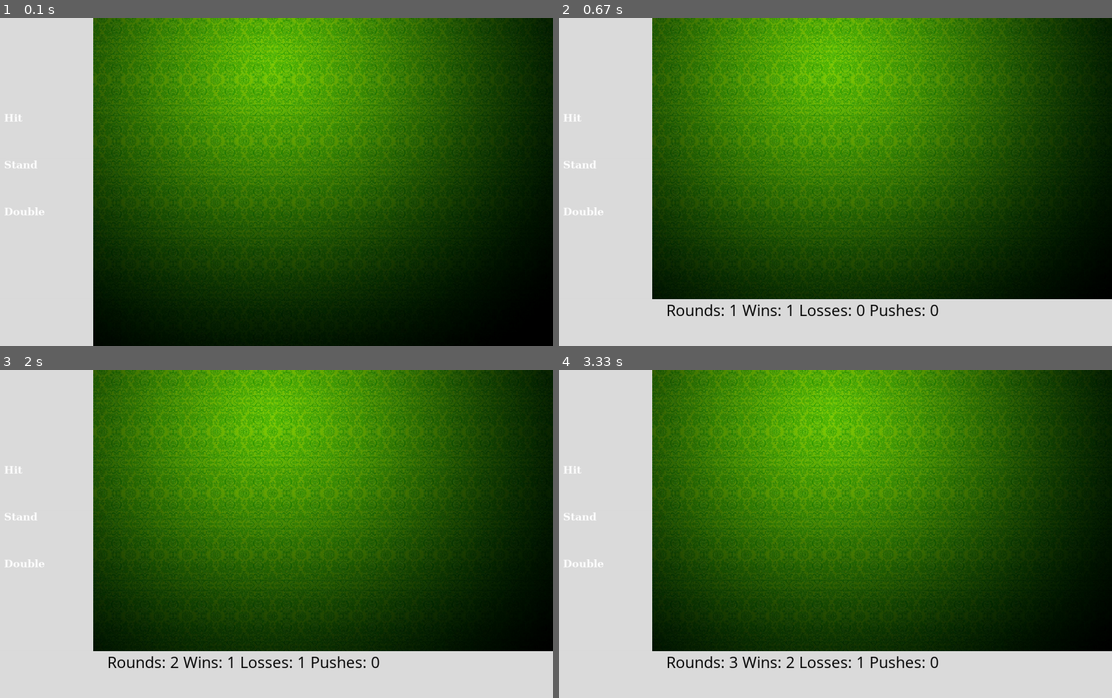
Above: before the commit, frames 1-4 (two rows, left to right).
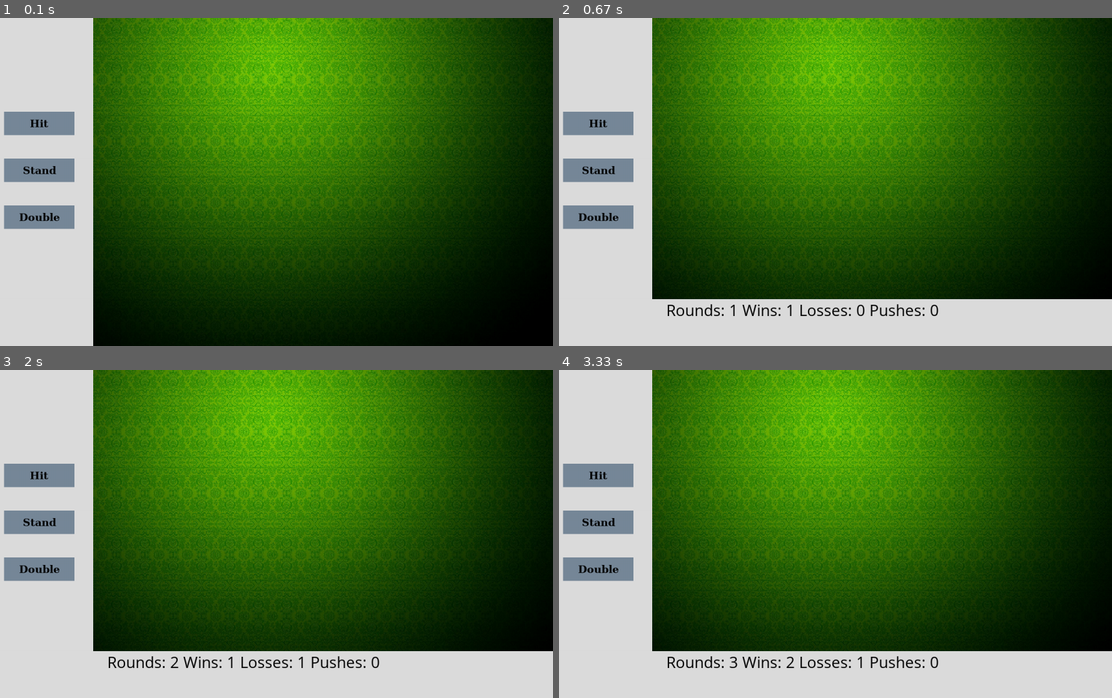
Above: after the commit, the same moments.

Repository: deograciasong/5001-Project
Game: pygame game, started from test.py
The game is run twice, just before and just after one commit, with the same random seed, the same clock (stepped at 60 frames per second) and the same inputs.
Inputs (mouse positions are in pixels of both pictures, inside the frame that each line leads up to):
- Up to frame 1 (0.1 s): type "1 (at the terminal prompt)" at 0 s
- Up to frame 2 (0.67 s): press the mouse at (597, 218) at 0.37 s; move the mouse to (625, 175) at 0.47 s; release the mouse at (658, 132) at 0.6 s
- Up to frame 3 (2 s): press the mouse at (38, 474) at 1.7 s; move the mouse to (165, 455) at 1.8 s; release the mouse at (298, 435) at 1.93 s
- Up to frame 4 (3.33 s): press the mouse at (597, 474) at 2.53 s; move the mouse to (608, 494) at 2.63 s; release the mouse at (619, 511) at 2.77 s

The runs differ from the first frame. In frame 1, 2.8% of the frame differs, in the area x 0-14%, y 28-65%; in frame 2, 2.8%; in frame 3, 2.8%; in frame 4, 2.8%.

Commit message:
fixed player action

Diff:
--- a/button.py
+++ b/button.py
@@ -4,30 +4,38 @@
 pygame.init()
 gameDisplay = pygame.display.set_mode((display_width, display_height))
 
+
 class Button():
 
-    def __init__(self,msg, x, y, width, height, surface):
+    def __init__(self, msg, x, y, width, height, surface):
+        self.txt = msg
         self.rect = pygame.Rect(x, y, width, height)
         self.rect.topleft = (x, y)
         self.clicked = False
         self.surf = surface
 
+    def draw(self):
+        # draw button on screen
 
-    def draw(self):
-        action = False
+        pygame.draw.rect(gameDisplay, light_slat, self.rect)
+
+        surf = font.render(self.txt, True, black)
+        rect = surf.get_rect()
+        rect.center = ((self.rect.x + (self.rect.w / 2)), (self.rect.y + (self.rect.h / 2)))
+        gameDisplay.blit(surf, rect)
+
+
+    def check_click(self):
         # get mouse position
         pos = pygame.mouse.get_pos()
 
         # check mouseover and clicked conditions
         if self.rect.collidepoint(pos):
-            if pygame.mouse.get_pressed()[0] == 1 and self.clicked == False:
+            if pygame.mouse.get_pressed()[0] == 1 and not self.clicked:
                 self.clicked = True
-                action = True
+                return True
 
         if pygame.mouse.get_pressed()[0] == 0:
             self.clicked = False
 
-        # draw button on screen
-        gameDisplay.blit(self.surf, (self.rect.x, self.rect.y))
-
-        return action
+        return False
--- a/test.py
+++ b/test.py
@@ -23,12 +23,20 @@
     hit_button = Button("Hit", 30, 200, 150, 50, surf_hit)
     stand_button = Button("Stand", 30, 300, 150, 50, surf_stand)
     double_button = Button("Double", 30, 400, 150, 50, surf_double)
+    hit_button.clicked = False
 
     run = True
     while run:
         gameDisplay.blit(scaled_image, [0, 0])
         pygame.draw.rect(gameDisplay, grey, pygame.Rect(0, 0, 220, 700))
-        if hit_button.draw():
+
+        # event handler
+        for event in pygame.event.get():
+            # quit game
+            if event.type == pygame.QUIT:
+                run = False
+
+        if hit_button.check_click():
             print('Hit')
             player.add_card(shoe.draw_card())
             player.calc_value()
@@ -37,11 +45,11 @@
 
                 run = False
 
-        if stand_button.draw():
+        if stand_button.check_click():
             run = False
             print('Stand')
 
-        if double_button.draw():
+        if double_button.check_click():
             print("Double")
             player.add_card(shoe.draw_card())
             player.calc_value()
@@ -49,11 +57,9 @@
             bet *= 2
             run = False
 
-        # event handler
-        for event in pygame.event.get():
-            # quit game
-            if event.type == pygame.QUIT:
-                run = False
+        hit_button.draw()
+        stand_button.draw()
+        double_button.draw()
 
         pygame.display.update()
     return bet
